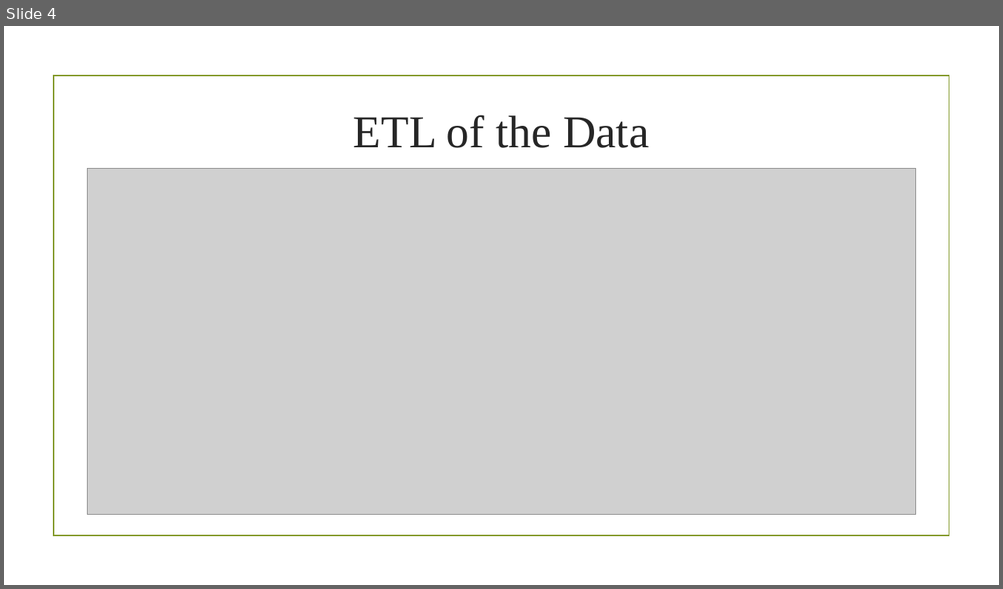
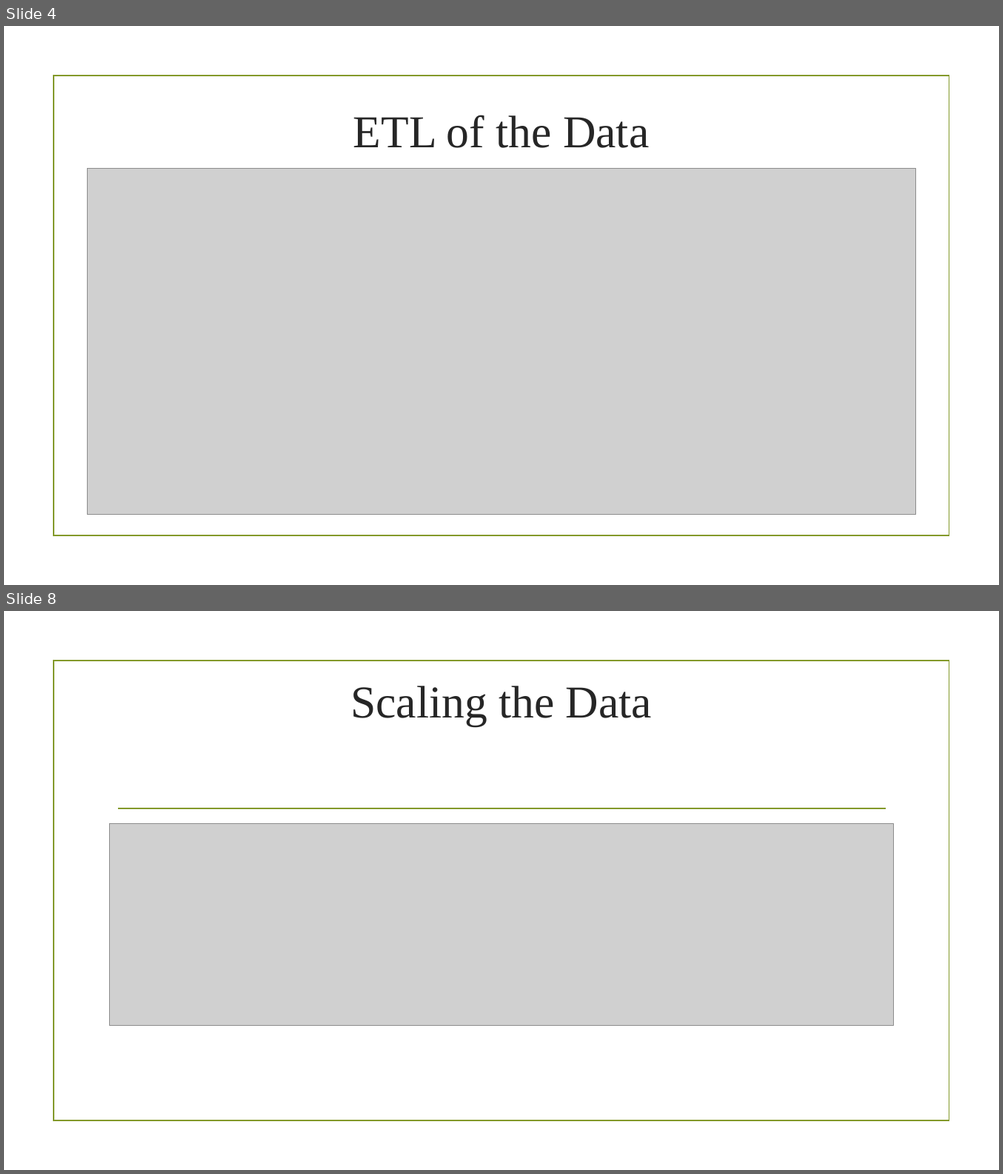
Before and after one commit to zhr47/Final_Project, a slide deck: Presentation1.pptx. Shown one above the other, each under a label of ours: slide 4 before the commit, slides 4 and 8 after it; the slides between them are not shown. The pictures are 1003x589 and 1003x1174 pixels, drawn with LibreOffice and Linux fonts; fonts in the diff are those of the drawing; grey boxes stand for pictures; background and template pictures are left out. Boxes give left, top, right and bottom in pixels: in the first picture for what was removed or moved away, otherwise in the second. Text is boxed around its words. In the diff, an @@ line names an element or a change of style, - is before the commit and + after.

```diff
--- a/Presentation1.pptx
+++ b/Presentation1.pptx
@@ slide 8 added at (4,611,999,1170), background picture (left out); not listed: 1 template element that a slide beside it also shows @@
@@ title added at (350,686,652,726), 44 pt, text #262626 @@
+Scaling the Data
@@ line added from (118, 809) to (885, 809), #83992A 1.25 pt @@
@@ picture added at (110,823,893,1026) @@
```
Also in this commit, not shown: 2 slides changed, 5 other slides added, 1 slide removed, 7 other files.
